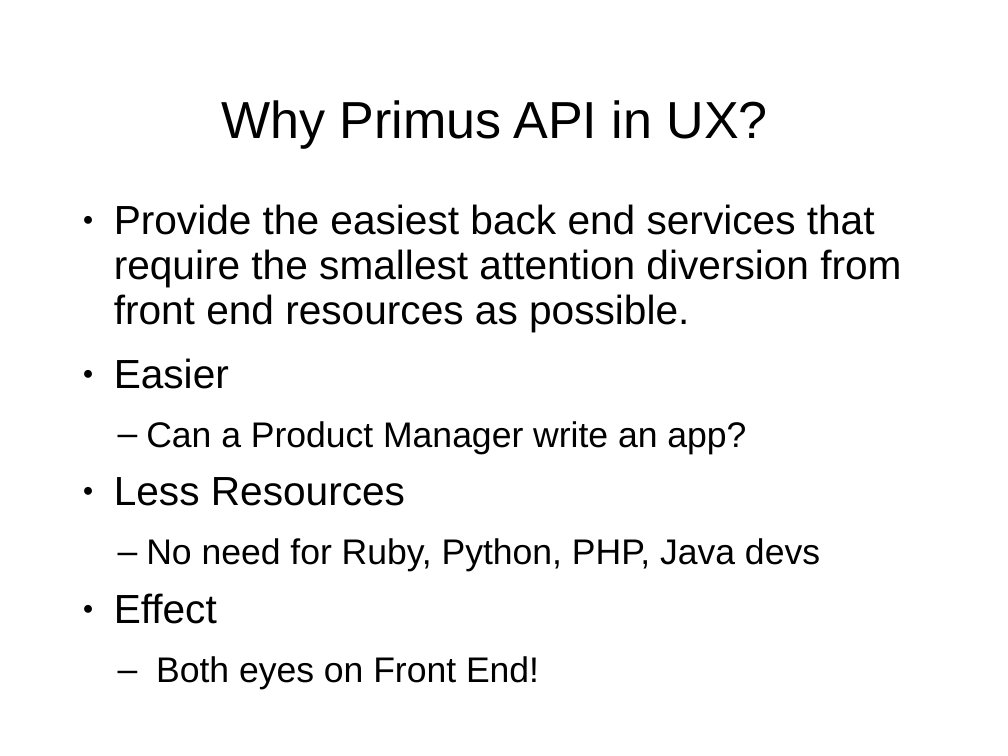
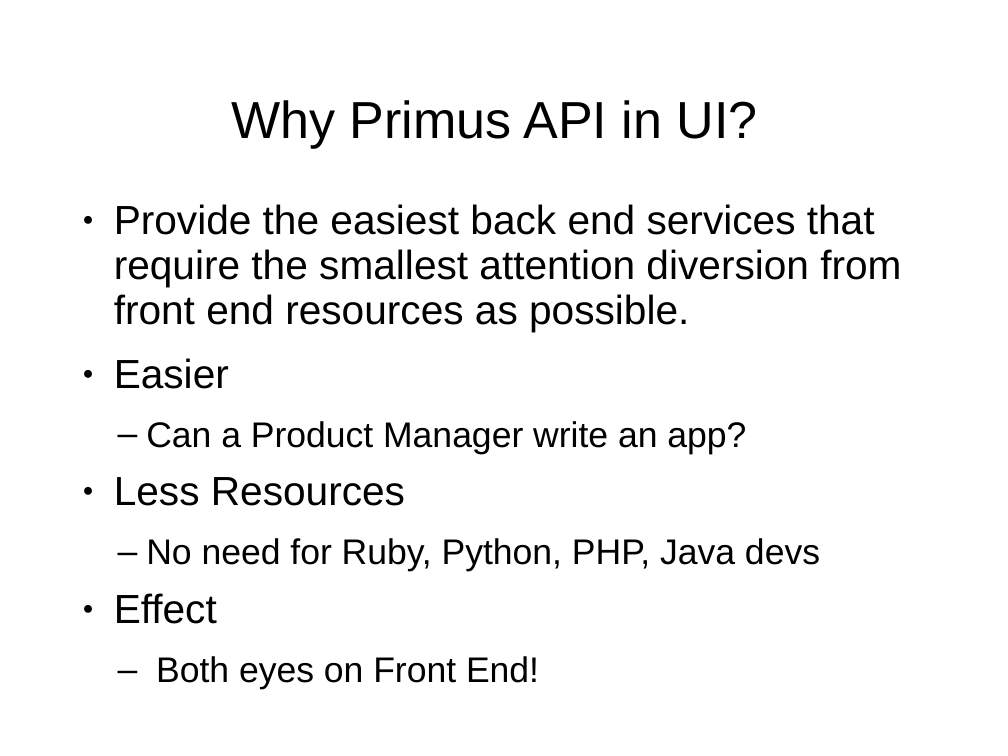
Before and after one commit to shawea/blueGrass, a slide deck: slide 11 of trainTheTrainer/1of2.odp. Drawn at 1008x756 pixels with LibreOffice and Linux fonts; fonts in the diff are those of the drawing; background and template pictures are left out. Boxes give left, top, right and bottom in pixels: in the first picture for what was removed or moved away, otherwise in the second. Text is boxed around its words. In the diff, an @@ line names an element or a change of style, - is before the commit and + after.

```diff
--- a/trainTheTrainer/1of2.odp
+++ b/trainTheTrainer/1of2.odp
@@ title at <box>231,100,758,149</box>: text changed @@
-Why Primus API in UX?
+Why Primus API in UI?
```
Also in this commit, not shown: 2 other slides changed, 3 slides added, 3 slides removed, 4 other files.
